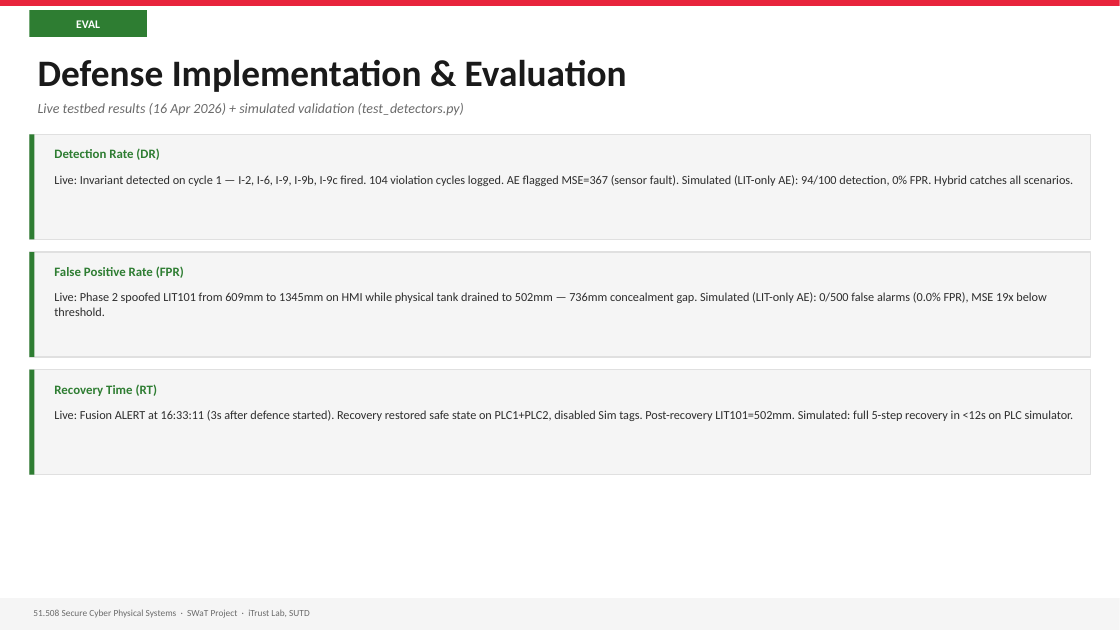
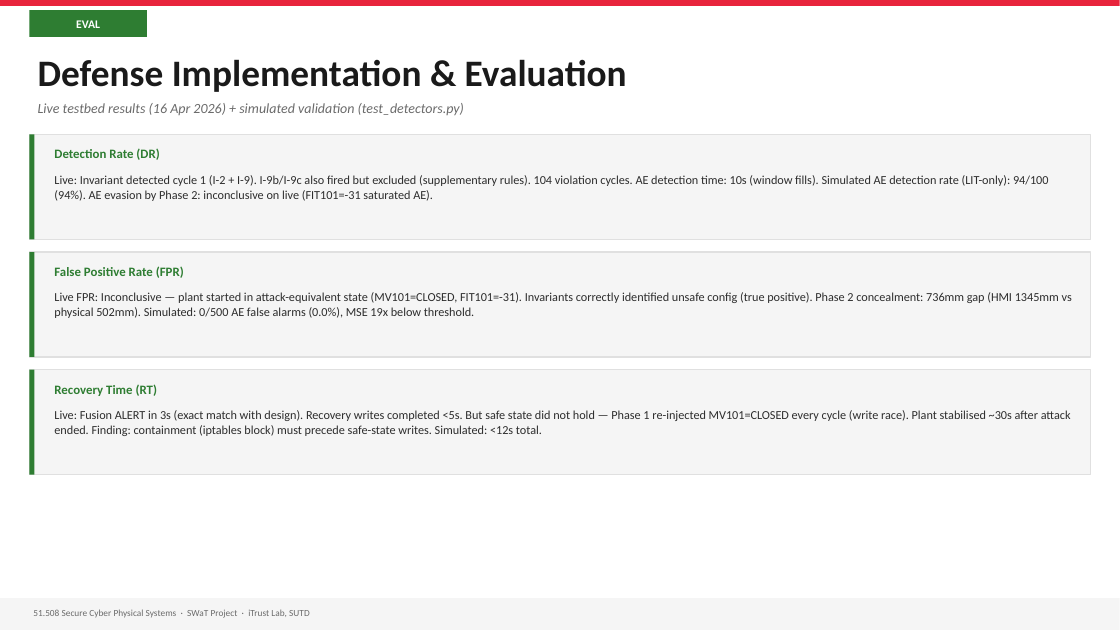
Before and after one commit to kinwee/swat-cps-project, a slide deck: slide 28 of slides/swat_sutd.pptx. Drawn at 1120x630 pixels with LibreOffice and Linux fonts; fonts in the diff are those of the drawing. Boxes give left, top, right and bottom in pixels: in the first picture for what was removed or moved away, otherwise in the second. Text is boxed around its words. In the diff, an @@ line names an element or a change of style, - is before the commit and + after.

```diff
--- a/slides/swat_sutd.pptx
+++ b/slides/swat_sutd.pptx
@@ text at box(54, 175, 1049, 201): text changed @@
-Live: Invariant detected on cycle 1 — I-2, I-6, I-9, I-9b, I-9c fired. 104 violation cycles logged. AE flagged MSE=367 (sensor fault). Simulated (LIT-only AE): 94/100 detection, 0% FPR. Hybrid catches all scenarios.
+Live: Invariant detected cycle 1 (I-2 + I-9). I-9b/I-9c also fired but excluded (supplementary rules). 104 violation cycles. AE detection time: 10s (window fills). Simulated AE detection rate (LIT-only): 94/100 (94%). AE evasion by Phase 2: inconclusive on live (FIT101=-31 saturated AE).
@@ text at box(54, 292, 1072, 318): text changed @@
-Live: Phase 2 spoofed LIT101 from 609mm to 1345mm on HMI while physical tank drained to 502mm — 736mm concealment gap. Simulated (LIT-only AE): 0/500 false alarms (0.0% FPR), MSE 19x below threshold.
+Live FPR: Inconclusive — plant started in attack-equivalent state (MV101=CLOSED, FIT101=-31). Invariants correctly identified unsafe config (true positive). Phase 2 concealment: 736mm gap (HMI 1345mm vs physical 502mm). Simulated: 0/500 AE false alarms (0.0%), MSE 19x below threshold.
@@ text at box(54, 410, 1071, 436): text changed @@
-Live: Fusion ALERT at 16:33:11 (3s after defence started). Recovery restored safe state on PLC1+PLC2, disabled Sim tags. Post-recovery LIT101=502mm. Simulated: full 5-step recovery in <12s on PLC simulator.
+Live: Fusion ALERT in 3s (exact match with design). Recovery writes completed <5s. But safe state did not hold — Phase 1 re-injected MV101=CLOSED every cycle (write race). Plant stabilised ~30s after attack ended. Finding: containment (iptables block) must precede safe-state writes. Simulated: <12s total.
```
Also in this commit, not shown: 1 other file.
